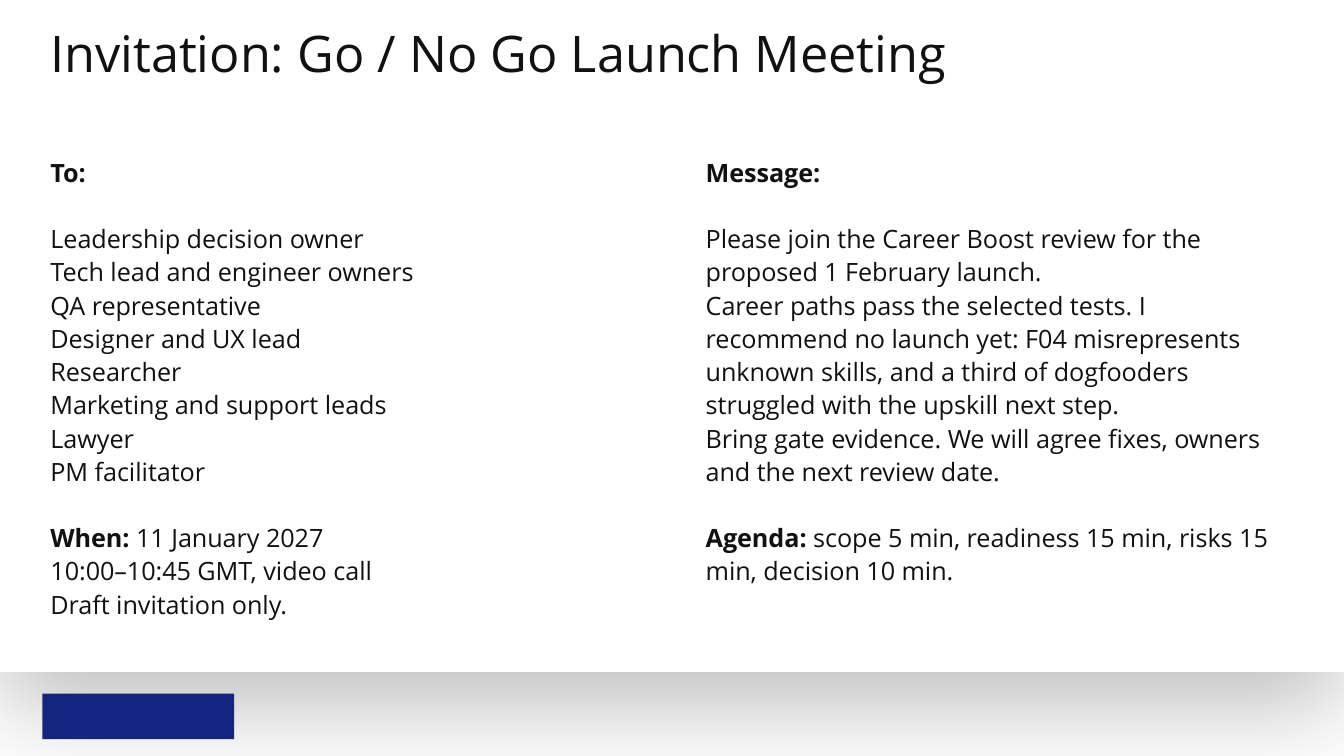
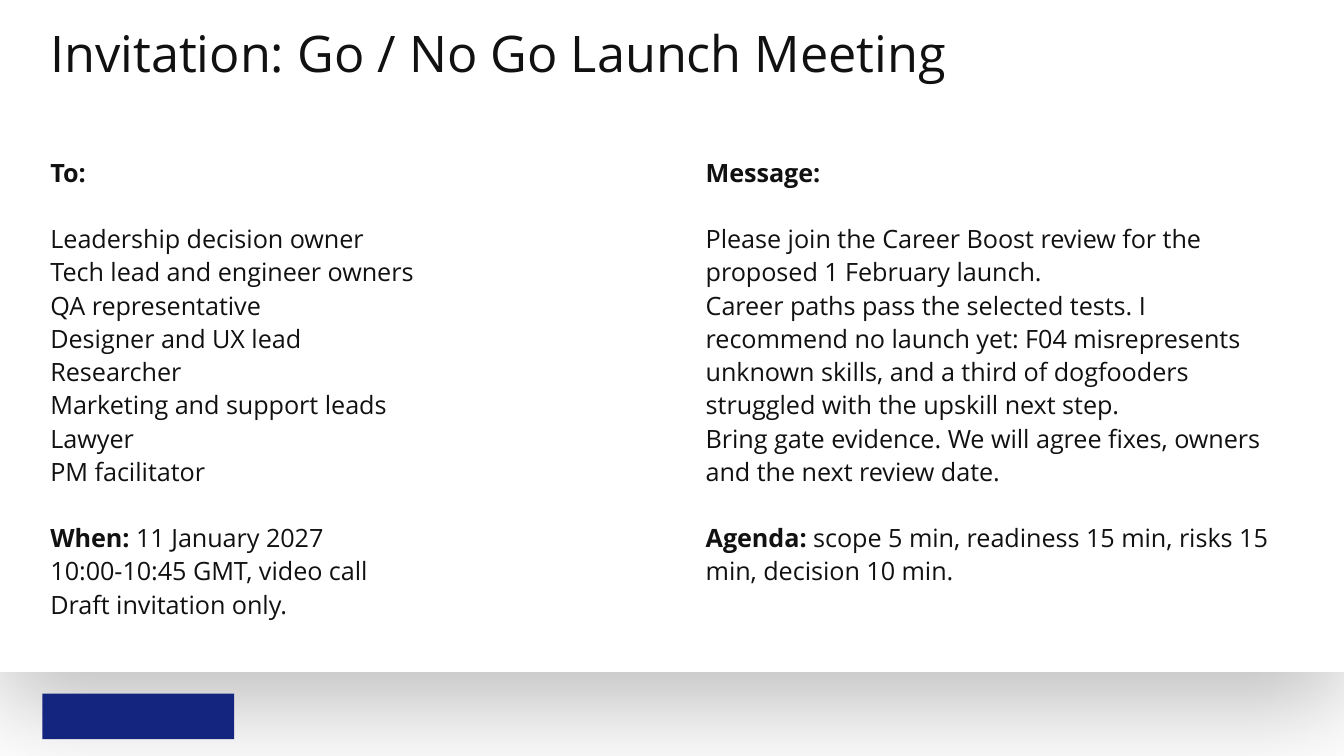
Before and after one commit to abrarmudhir/ai-journey, a slide deck: slide 22 of notebooks/mba/1_Product_Manager/4_Product_Development/project_managing_product_development/submission/Managing_Product_Development_Submission_1/Career_Boost_Managing_Product_Development.pptx. Drawn at 1344x756 pixels with LibreOffice and Linux fonts; fonts in the diff are those of the drawing; background and template pictures are left out. Boxes give left, top, right and bottom in pixels: in the first picture for what was removed or moved away, otherwise in the second. Text is boxed around its words. In the diff, an @@ line names an element or a change of style, - is before the commit and + after.

```diff
--- a/notebooks/mba/1_Product_Manager/4_Product_Development/project_managing_product_development/submission/Managing_Product_Development_Submission_1/Career_Boost_Managing_Product_Development.pptx
+++ b/notebooks/mba/1_Product_Manager/4_Product_Development/project_managing_product_development/submission/Managing_Product_Development_Submission_1/Career_Boost_Managing_Product_Development.pptx
@@ text at bbox=[50, 561, 368, 584]: text changed @@
-10:00–10:45 GMT, video call
+10:00-10:45 GMT, video call
```
Also in this commit, not shown: 5 other slides changed, 1 other file.
